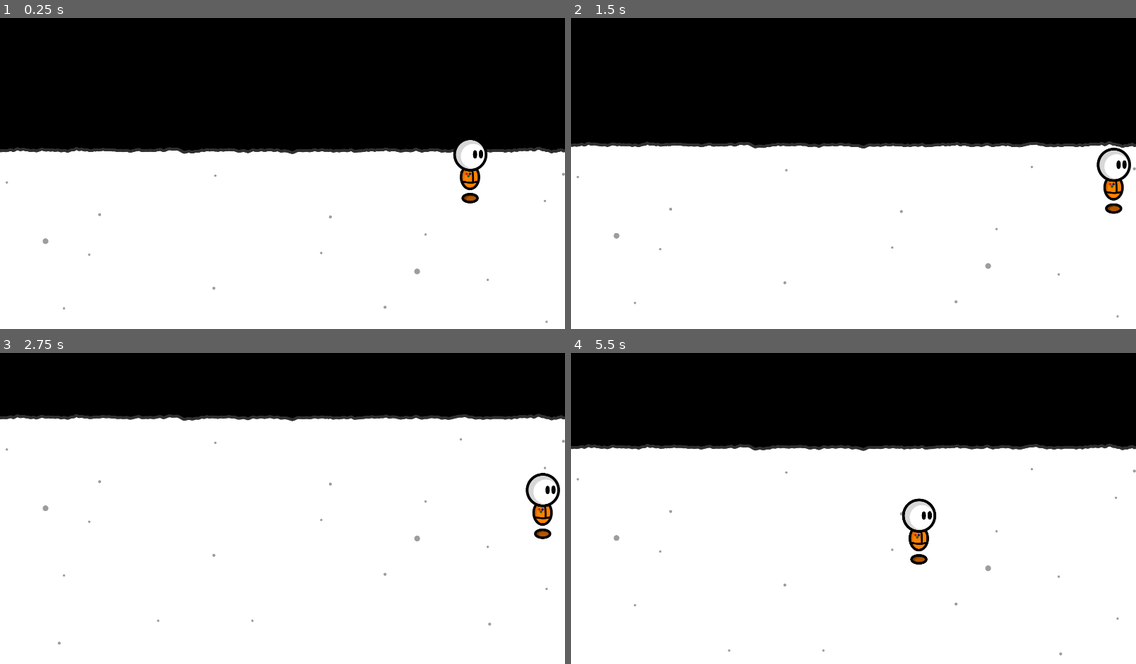
Above: before the commit, frames 1-4 (two rows, left to right).
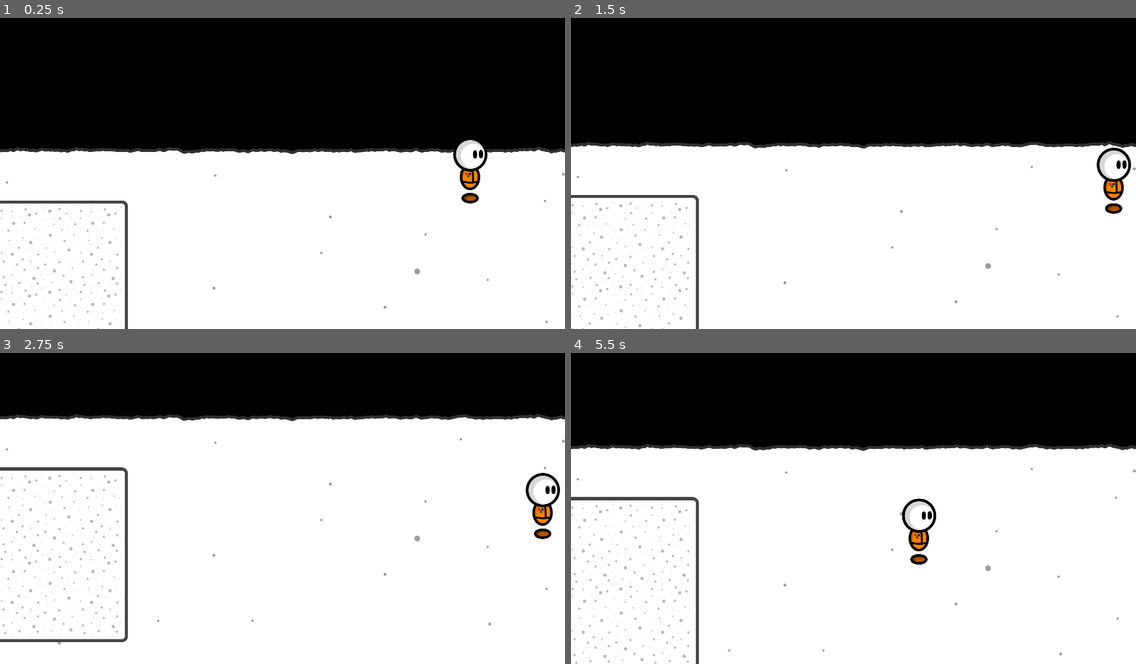
Above: after the commit, the same moments.

Repository: fupicat/szabandoned-0
Game: Godot game, scene res://Scenes/Places/House.tscn
Two runs of this game, one before a commit and one after it. Both use one fixed random seed, a clock stepped at 60 frames per second and the inputs below.
Inputs:
- Up to frame 1 (0.25 s): no input
- Up to frame 2 (1.5 s): tap Enter at 0.5 s; hold Right (right) 0.53-1.28 s; hold Z (run) 0.53-1.28 s; hold Down (down) from 1.28 s (still down); tap Z (run) at 1.35 s
- Up to frame 3 (2.75 s): release Down (down) at 2.03 s; hold Right (right) from 2.03 s (still down); hold Z (run) from 2.03 s (still down)
- Up to frame 4 (5.5 s): release Right (right) at 2.78 s; release Z (run) at 2.78 s; hold Up (up) 2.78-3.53 s; tap Z (run) at 2.85, 4.35 s; hold Z (run) 3.53-4.28 s; hold Left (left) 3.53-5.03 s; hold Down (down) from 5.03 s (still down); hold Z (run) from 5.03 s (still down)

The runs differ from the first frame. In frame 1, 0.8% of the frame differs, in the area x 0-23%, y 58-100%; in frame 2, 0.8%; in frame 3, 1.3%, in the area x 0-23%, y 36-93%; in frame 4, 1.0%.

Commit message:
Moved everything for NinePatchRect grounds

Diff:
--- a/Scenes/Places/House.tscn
+++ b/Scenes/Places/House.tscn
@@ -1,8 +1,9 @@
-[gd_scene load_steps=6 format=2]
+[gd_scene load_steps=7 format=2]
 
 [ext_resource path="res://Scripts/Places/House.gd" type="Script" id=1]
 [ext_resource path="res://Scenes/Player.tscn" type="PackedScene" id=2]
 [ext_resource path="res://Art/Grama.png" type="Texture" id=3]
+[ext_resource path="res://Art/Floor.png" type="Texture" id=4]
 
 [sub_resource type="RectangleShape2D" id=1]
 extents = Vector2( 92.5771, 1920.81 )
@@ -14,9 +15,11 @@
 script = ExtResource( 1 )
 
 [node name="Player" parent="." instance=ExtResource( 2 )]
-position = Vector2( 3049.1, -1707.23 )
+position = Vector2( 3049.1, 1130.81 )
 
 [node name="Grama" type="StaticBody2D" parent="."]
+editor/display_folded = true
+position = Vector2( 0, 2838.04 )
 
 [node name="Sprite" type="Sprite" parent="Grama"]
 z_index = -4096
@@ -37,3 +40,16 @@
 [node name="CollisionShape2D4" type="CollisionShape2D" parent="Grama"]
 position = Vector2( -7.66284, 1903.65 )
 shape = SubResource( 2 )
+
+[node name="NinePatchRect" type="NinePatchRect" parent="."]
+margin_left = 606.68
+margin_top = 1223.77
+margin_right = 1420.68
+margin_bottom = 2056.77
+texture = ExtResource( 4 )
+patch_margin_left = 30
+patch_margin_top = 30
+patch_margin_right = 30
+patch_margin_bottom = 30
+axis_stretch_horizontal = 2
+axis_stretch_vertical = 2
--- a/Scripts/Places/House.gd
+++ b/Scripts/Places/House.gd
@@ -3,4 +3,4 @@
 func _ready():
     $Player/Camera2D.limit_left = -3500
     $Player/Camera2D.limit_right = 3500
-    $Player/Camera2D.limit_bottom = 1850
+    $Player/Camera2D.limit_bottom = 4720
